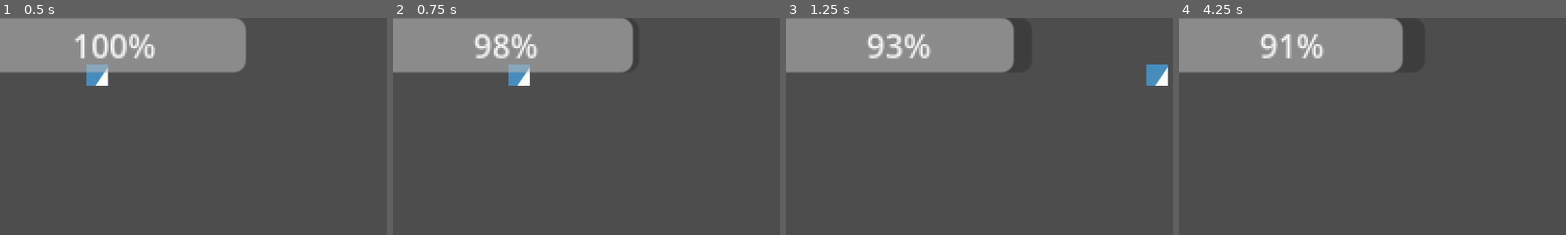
Above: before the commit, frames 1-4 (left to right).
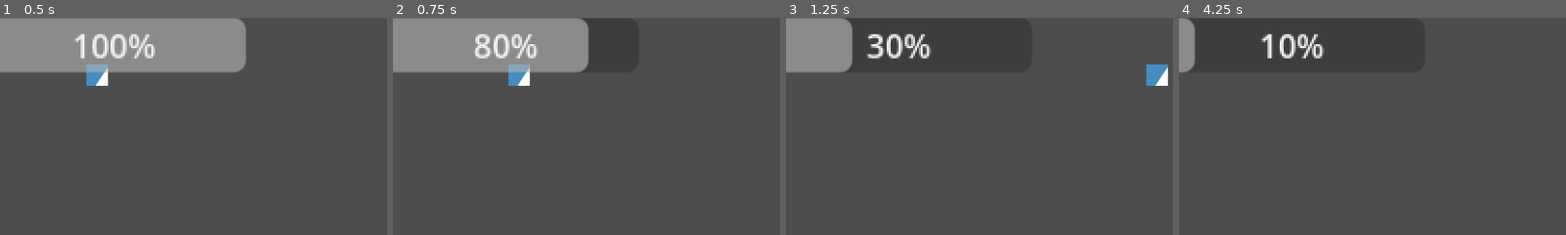
Above: after the commit, the same moments.

Repository: RapidOnGfuel/Allergies
Game: Godot game, scene res://Level_1.tscn
The game is run twice, just before and just after one commit, with the same random seed, the same clock (stepped at 60 frames per second) and the same inputs. The project has no main scene, so this scene is started directly. The engine's default icon, where the game draws it, is replaced by a stand-in: a white triangle on a blue panel in a dark square.
Inputs:
- Up to frame 1 (0.5 s): no input
- Up to frame 2 (0.75 s): tap Enter at 0.5 s; hold Right (ui_right) from 0.53 s (still down); hold Shift (Sprint) from 0.53 s (still down)
- Up to frame 3 (1.25 s): keep holding Right (ui_right); keep holding Shift (Sprint)
- Up to frame 4 (4.25 s): release Right (ui_right) at 1.28 s; release Shift (Sprint) at 1.28 s; hold Down (ui_down) 1.28-2.03 s; tap Shift (Sprint) at 1.35, 2.85 s; hold Right (ui_right) 2.03-2.78 s; hold Shift (Sprint) 2.03-2.78 s; hold Up (ui_up) 2.78-3.53 s; hold Left (ui_left) from 3.53 s (still down); hold Shift (Sprint) from 3.53 s (still down)
The pictures show only the part of the screen within x 2-52%, y 0-50%; the shares and areas given below are measured in that part.

Frame 1 is identical in both runs. In frame 2, 3.3% of the frame differs, in the area x 20-63%, y 0-25%; in frame 3, 10%; in frame 4, 13%, in the area x 2-58%, y 0-25%.

Commit message:
Stamina deplettion cooldown

Diff:
--- a/player.gd
+++ b/player.gd
@@ -12,8 +12,12 @@
 var oneTimeSprint = true
 
 func _physics_process(delta):
-	print(stamina)
-	if stamina <0:
+	print(max_speed)
+
+	if stamina >0 && sprinting == false:
+		max_speed = 400
+
+	if stamina < 0:
 		stamina = 0
 	elif stamina > 100:
 		stamina = 100
@@ -23,11 +27,17 @@
 	input.x = int(Input.is_action_pressed("ui_right")) - int(Input.is_action_pressed("ui_left"))
 	input.y = int(Input.is_action_pressed("ui_down")) - int(Input.is_action_pressed("ui_up"))
 	if (Input.is_action_pressed("Sprint") && stamina > 0):
-		sprinting = true
-		max_speed = 800
+			if stamina <= 0:
+				max_speed = 240
+			else:
+				sprinting = true
+				max_speed = 800
 	elif (Input.is_action_just_released("Sprint") || stamina == 0):
-		sprinting = false
-		max_speed = 400
+			sprinting = false
+			if stamina <= 0 && max_speed != 100:
+				max_speed = 240
+			else:
+				max_speed = 400
 	return input.normalized()
 
 func player_movement(delta):
@@ -50,10 +60,11 @@
 
 func _on_stamina_timeout():
 		if sprinting == true:
-			stamina -= 1
+			stamina -= 10
 		else:
-			stamina += 1
-		if stamina == 0:
+			stamina += 10
+		if stamina <= 0:
+			print("wahhhhhh")
 			$Stamina.stop()
 			await get_tree().create_timer(3.0).timeout
 			$Stamina.start()
--- a/project.godot
+++ b/project.godot
@@ -14,10 +14,6 @@
 config/features=PackedStringArray("4.3", "Forward Plus")
 config/icon="res://icon.svg"
 
-[display]
-
-window/size/mode=3
-
 [global_group]
 
 player=""
